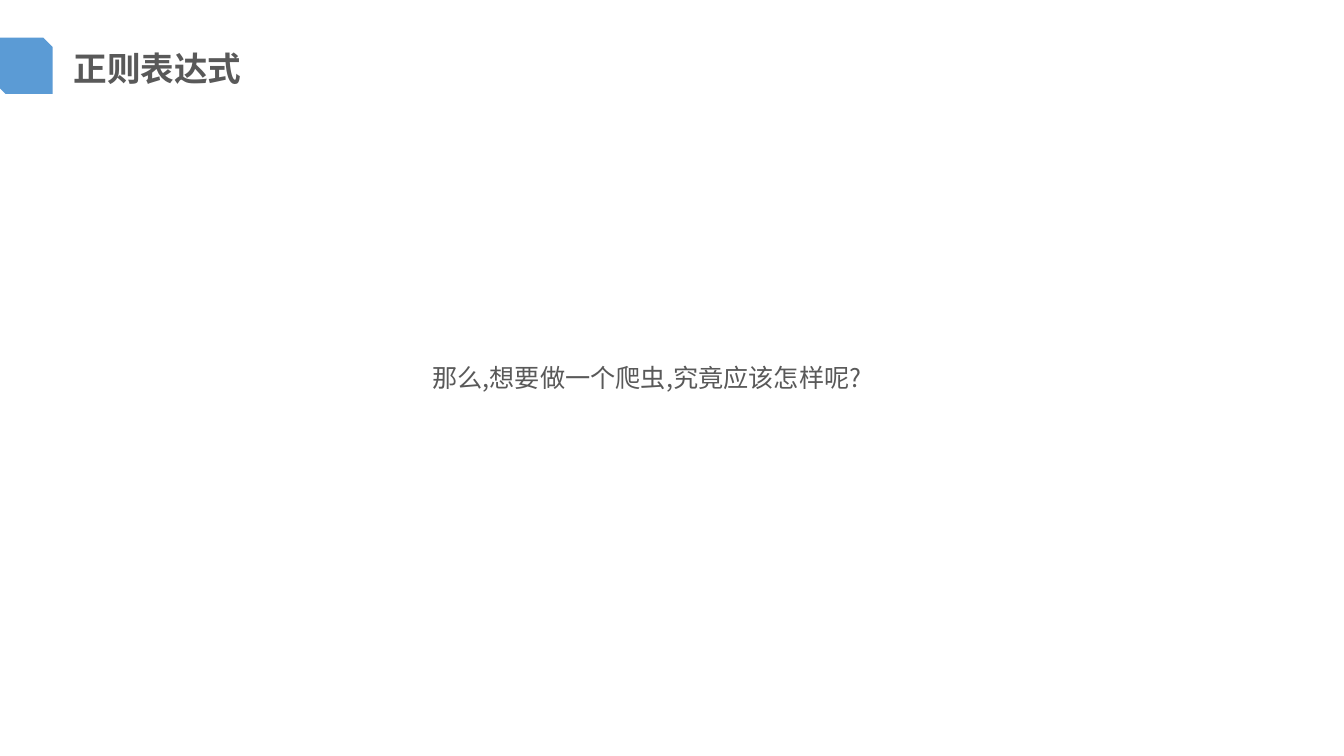
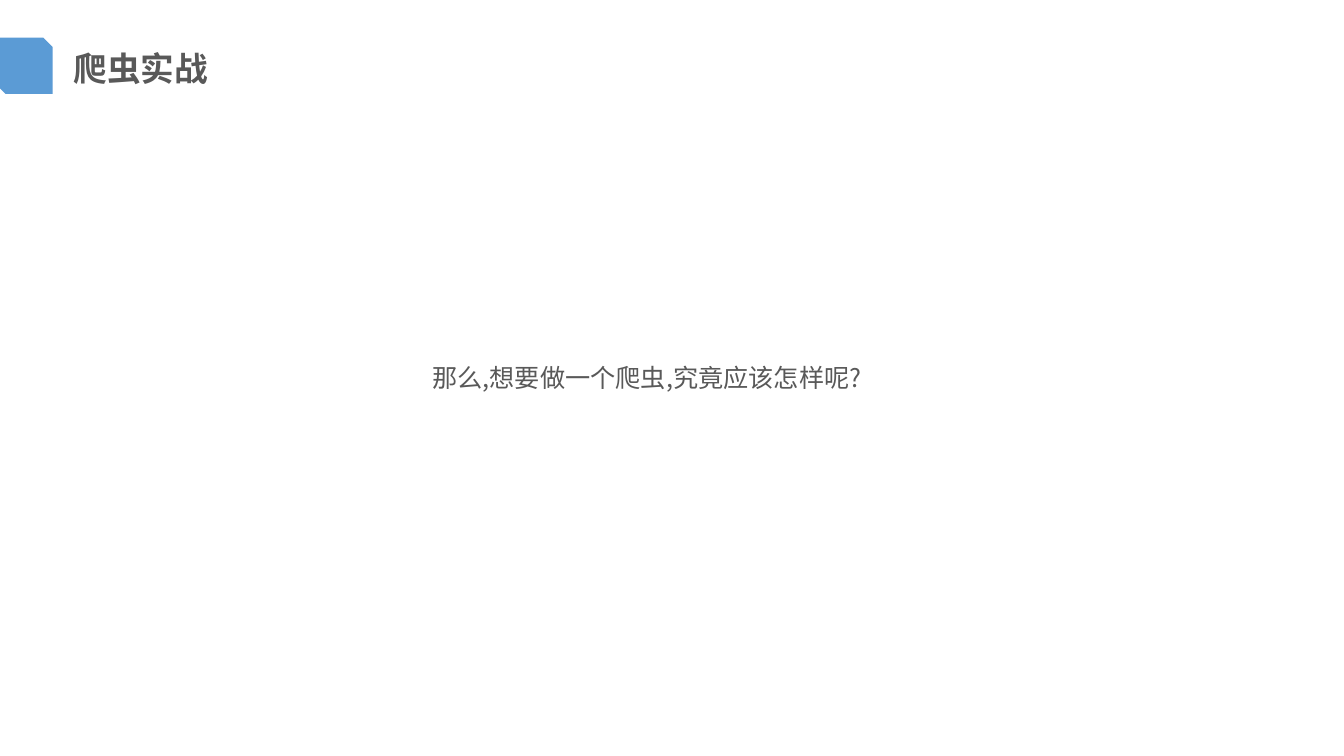
Before and after one commit to FireInIceCode/computer-science, a slide deck: slide 10 of 第一节/index.pptx. Drawn at 1344x756 pixels with LibreOffice and Linux fonts; fonts in the diff are those of the drawing; background and template pictures are left out. Boxes give left, top, right and bottom in pixels: in the first picture for what was removed or moved away, otherwise in the second. Text is boxed around its words. In the diff, an @@ line names an element or a change of style, - is before the commit and + after.

```diff
--- a/第一节/index.pptx
+++ b/第一节/index.pptx
@@ text at (74, 52, 208, 84): text changed @@
-正则表达式
+爬虫实战
```
Also in this commit, not shown: 7 other slides changed, 1 other file.
